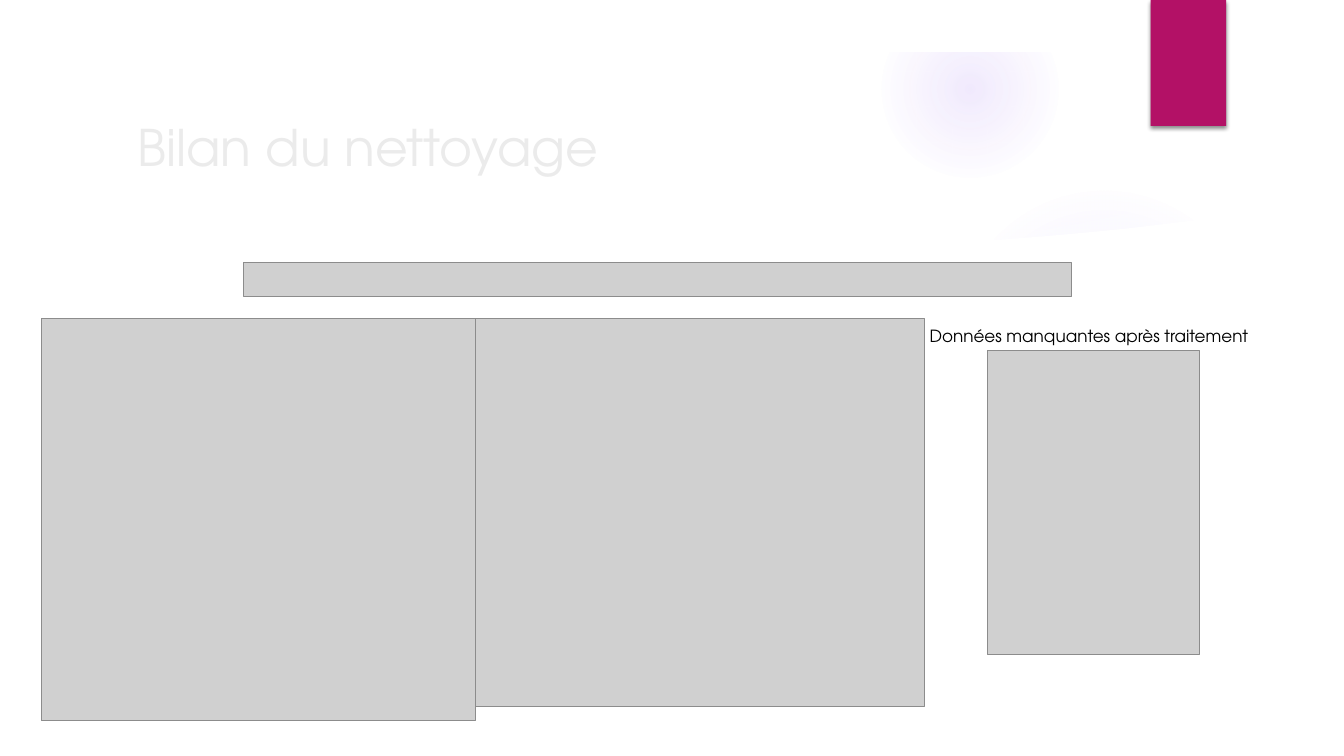
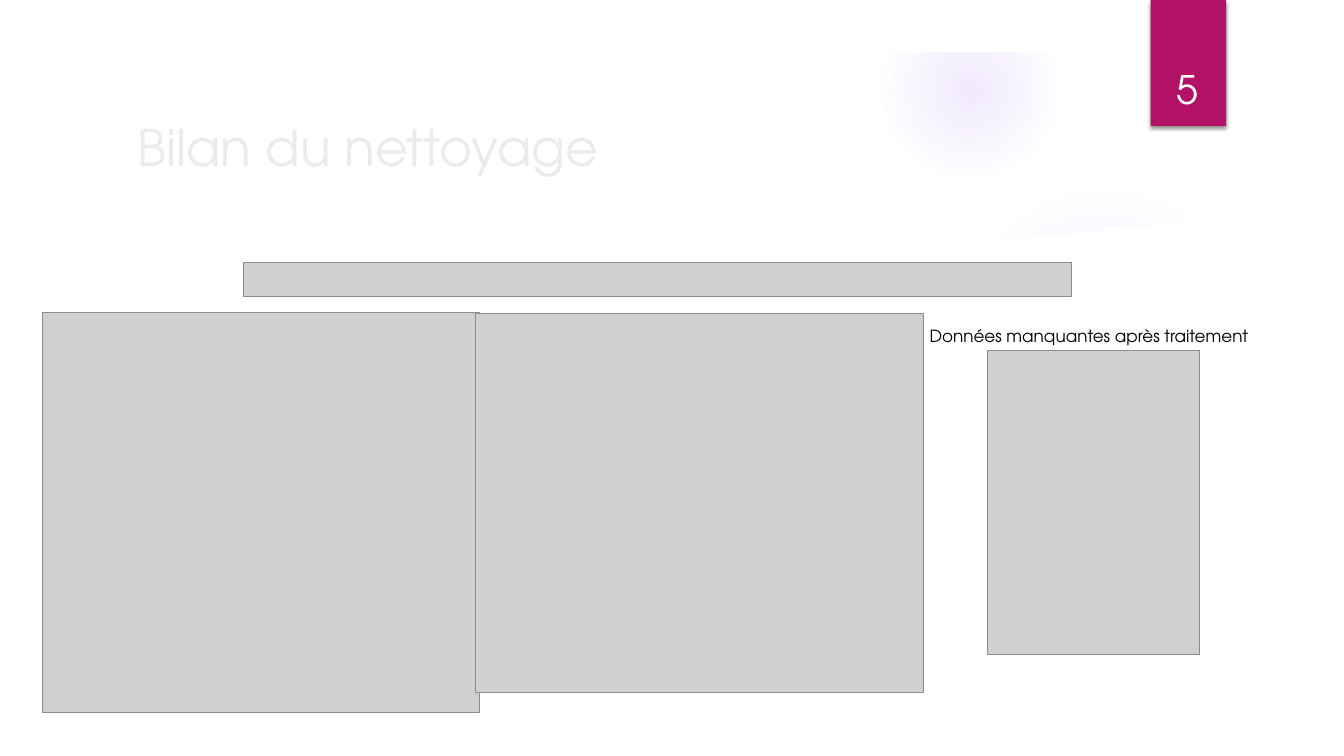
Before and after one commit to ThibaultDieudonne/OpenFoodFacts-Data-Exploration, a slide deck: slide 5 of P3_01_presentation.pptx. Drawn at 1344x756 pixels with LibreOffice and Linux fonts; fonts in the diff are those of the drawing; grey boxes stand for pictures; background and template pictures are left out. Boxes give left, top, right and bottom in pixels: in the first picture for what was removed or moved away, otherwise in the second. Text is boxed around its words. In the diff, an @@ line names an element or a change of style, - is before the commit and + after.

```diff
--- a/P3_01_presentation.pptx
+++ b/P3_01_presentation.pptx
@@ page number added at (x1=1177, y1=75, x2=1199, y2=105), 28 pt, text #FFFFFF @@
+5
@@ picture moved from (x1=41, y1=319, x2=476, y2=721) to (x1=43, y1=313, x2=480, y2=713) @@
@@ picture resized from (x1=476, y1=319, x2=925, y2=707) to (x1=476, y1=314, x2=924, y2=693) @@
```
Also in this commit, not shown: 16 other slides changed, 5 other files.
